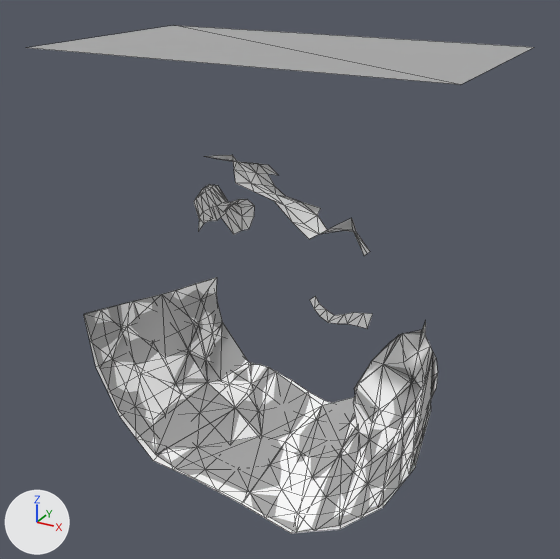
The FBX model src/ProjectMagma/ProjectMagma/Content/Models/Environment/cave_apr30.fbx as it was, and as the next commit left it.
The view is the same before and after, from a 50 mm camera at (0.0158, -0.025, 0.0166) aimed at (-0.0008, 0.0052, 0.0015). Arrows for +X, +Y and +Z are at lower left; the lights stay in place. Mesh edges are drawn as thin lines. Where no turn or scale is listed for an object, it has been applied to the vertices.

The first picture shows 'cave1_col', 'cave2_col', 'cave3_col', 'cave4_col', 'cavefront_col', 'cavemesh'.
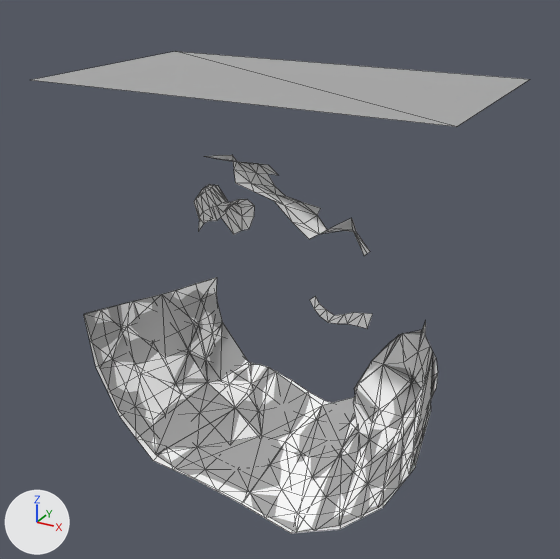
The change in detail:
Object 'cavefront_col' (ob_cavefront_col) moves from (-0.00012, 0.0041, 0.0125) to (-0.00012, 0.0041, 0.0112).

Changed parts and their boxes [x1, y1, x2, y2] in the pictures (560 x 559 px):
'cavefront_col', moved: before [28, 25, 534, 85]; after [33, 51, 530, 127]
